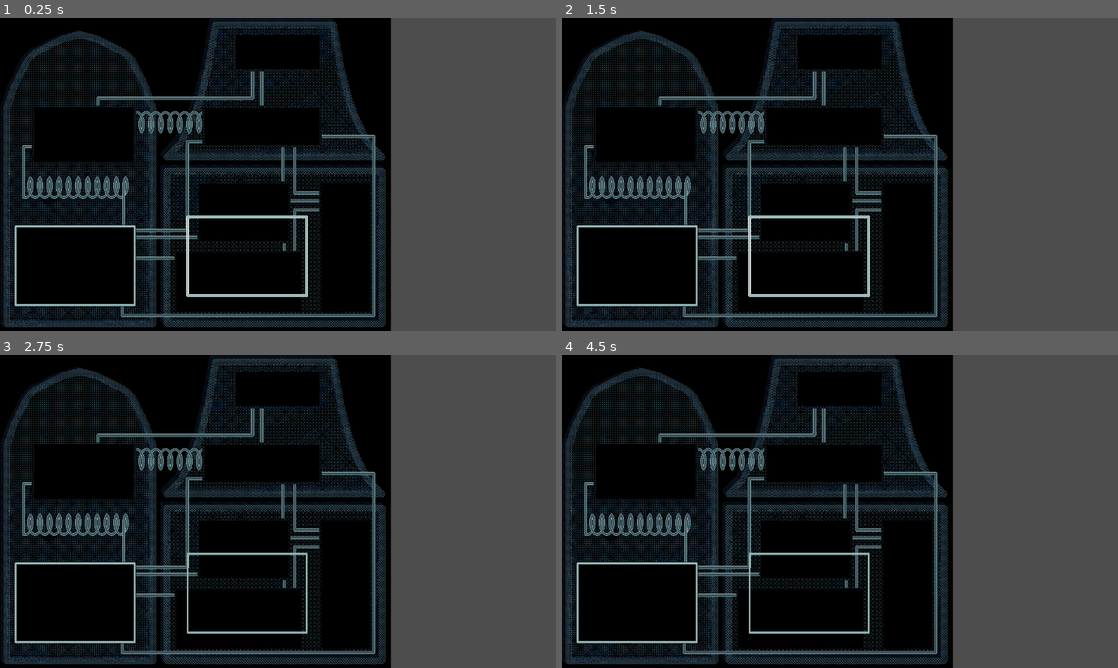
Above: before the commit, frames 1-4 (two rows, left to right).
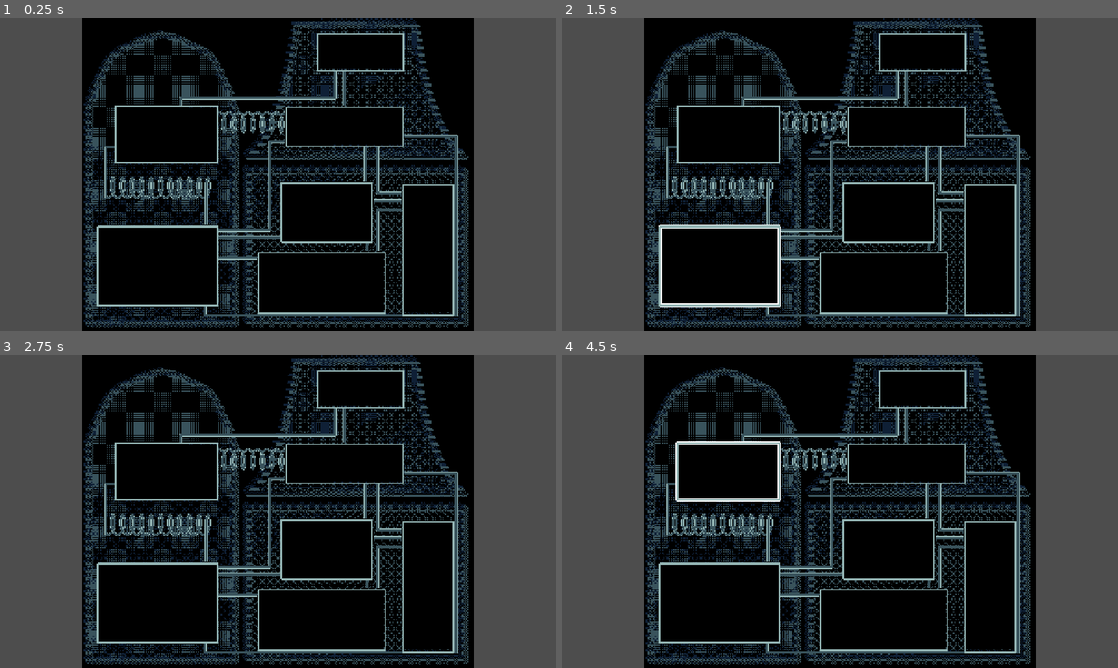
Above: after the commit, the same moments.

Repository: Chayraaa/franken-gamejam
Game: Godot game, scene res://main.tscn
Two runs of this game, one before a commit and one after it. Both use one fixed random seed, a clock stepped at 60 frames per second and the inputs below.
Inputs (mouse positions are in pixels of both pictures, inside the frame that each line leads up to):
- Up to frame 1 (0.25 s): no input
- Up to frame 2 (1.5 s): tap Enter (step) at 0.5 s; drag from (634, 265) to (806, 255) at 0.52 s; tap Space at 1.25 s; drag from (806, 255) to (634, 265) at 1.27 s
- Up to frame 3 (2.75 s): tap Enter (step) at 2 s; move the mouse to (333, 442) at 2.02 s; tap R at 2.1 s; click (333, 442) at 2.17 s
- Up to frame 4 (4.5 s): tap Space at 2.75, 4.25 s; drag from (812, 574) to (673, 464) at 2.77 s; tap Enter (step) at 3.5 s; move the mouse to (1006, 558) at 3.52 s; tap Delete at 3.6 s; click (1006, 558) at 3.67 s; drag from (673, 464) to (756, 433) at 4.27 s

The runs differ from the first frame. In frame 1, 50% of the frame differs, in the area x 0-86%, y 0-100%; in frame 2, 50%; in frame 3, 50%; in frame 4, 50%.

Commit message:
gamemap baseline

Diff:
--- a/gamemap/clickable.gd
+++ b/gamemap/clickable.gd
@@ -10,7 +10,7 @@
 
 
 func _on_area_2d_mouse_entered() -> void:
-	%Sprite2D.get_material().set_shader_parameter("width", 1)
+	%Sprite2D.get_material().set_shader_parameter("width", 2)
 	pass
 
 
--- a/gamemap/gamemap.tscn
+++ b/gamemap/gamemap.tscn
@@ -2,22 +2,13 @@
 
 [ext_resource type="Script" uid="uid://b2yyog10ny4tj" path="res://gamemap/game_manager.gd" id="1_q8kq8"]
 [ext_resource type="Texture2D" uid="uid://co10efl6cfra0" path="res://gamemap/gamemap.png" id="2_35x0l"]
-[ext_resource type="PackedScene" uid="uid://dqr37qqt035pi" path="res://gamemap/waterpumps2D.tscn" id="2_k42st"]
-[ext_resource type="Texture2D" uid="uid://berl2f3bl32ol" path="res://gamemap/waterpumps.png" id="2_ufohl"]
-[ext_resource type="Script" uid="uid://cakem5e0bvwyx" path="res://gamemap/clickable.gd" id="4_3px3d"]
-[ext_resource type="Shader" uid="uid://cjir5e551s4l5" path="res://gamemap/interactable_2d.gdshader" id="5_trss4"]
-
-[sub_resource type="ShaderMaterial" id="ShaderMaterial_q8kq8"]
-shader = ExtResource("5_trss4")
-shader_parameter/color = Color(1, 1, 1, 1)
-shader_parameter/width = 1.0
-shader_parameter/pattern = 0
-shader_parameter/inside = false
-shader_parameter/add_margins = true
-shader_parameter/number_of_images = Vector2(1, 1)
-
-[sub_resource type="RectangleShape2D" id="RectangleShape2D_q20h5"]
-size = Vector2(332.00406, 138.81537)
+[ext_resource type="PackedScene" uid="uid://bohah8crcsfby" path="res://gamemap/interactables/waterpumps_2d.tscn" id="2_k42st"]
+[ext_resource type="PackedScene" uid="uid://b0g8blr6q2ies" path="res://gamemap/interactables/reactorroom_2d.tscn" id="4_trss4"]
+[ext_resource type="PackedScene" uid="uid://mnha0hpcm4iy" path="res://gamemap/interactables/generator_2d.tscn" id="5_prf1e"]
+[ext_resource type="PackedScene" uid="uid://dwg2ipa6l6exy" path="res://gamemap/interactables/fridge_2d.tscn" id="6_prf1e"]
+[ext_resource type="PackedScene" uid="uid://coe00ls7bj25g" path="res://gamemap/interactables/turbine_2d.tscn" id="7_3px3d"]
+[ext_resource type="PackedScene" uid="uid://be0swjhlr6k6v" path="res://gamemap/interactables/coolingwaterres_2d.tscn" id="8_trss4"]
+[ext_resource type="PackedScene" uid="uid://wsmoeew7p2d6" path="res://gamemap/interactables/warmwaterres_2d.tscn" id="9_prf1e"]
 
 [node name="Gamemap" type="Node2D" unique_id=1799448745]
 script = ExtResource("1_q8kq8")
@@ -46,29 +37,27 @@
 grow_vertical = 2
 mouse_filter = 2
 texture = ExtResource("2_35x0l")
-stretch_mode = 4
+stretch_mode = 5
 
-[node name="waterpumps2D" parent="." unique_id=277553271 instance=ExtResource("2_k42st")]
-position = Vector2(173, 570)
+[node name="waterpumps2D" parent="." unique_id=1342247126 instance=ExtResource("2_k42st")]
+position = Vector2(363, 571)
 
-[node name="waterpumps2D2" type="Node2D" parent="." unique_id=153616483]
-position = Vector2(569, 548)
-script = ExtResource("4_3px3d")
+[node name="reactorroom2D" parent="." unique_id=393178060 instance=ExtResource("4_trss4")]
+position = Vector2(383, 268)
 
-[node name="Sprite2D" type="Sprite2D" parent="waterpumps2D2" unique_id=2135384288]
-unique_name_in_owner = true
-material = SubResource("ShaderMaterial_q8kq8")
-position = Vector2(0, 2.3841858e-07)
-texture = ExtResource("2_ufohl")
+[node name="generator2D" parent="." unique_id=1356591211 instance=ExtResource("5_prf1e")]
+position = Vector2(741, 610)
 
-[node name="Area2D" type="Area2D" parent="waterpumps2D2/Sprite2D" unique_id=1126087481]
+[node name="fridge2D" parent="." unique_id=408327607 instance=ExtResource("6_prf1e")]
+position = Vector2(986, 534)
 
-[node name="CollisionShape2D" type="CollisionShape2D" parent="waterpumps2D2/Sprite2D/Area2D" unique_id=2433321]
-position = Vector2(-0.32686108, -0.00967857)
-scale = Vector2(0.83933306, 1.3397291)
-shape = SubResource("RectangleShape2D_q20h5")
+[node name="turbine2D" parent="." unique_id=1036415946 instance=ExtResource("7_3px3d")]
+position = Vector2(752, 448)
+
+[node name="coolingwaterres2D" parent="." unique_id=483365727 instance=ExtResource("8_trss4")]
+position = Vector2(797, 248)
+
+[node name="warmwaterres2D" parent="." unique_id=1909038546 instance=ExtResource("9_prf1e")]
+position = Vector2(833, 77)
 
 [connection signal="input_event" from="waterpumps2D" to="." method="_on_waterpumps_2d_input_event"]
-[connection signal="input_event" from="waterpumps2D2/Sprite2D/Area2D" to="waterpumps2D2" method="_on_area_2d_input_event"]
-[connection signal="mouse_entered" from="waterpumps2D2/Sprite2D/Area2D" to="waterpumps2D2" method="_on_area_2d_mouse_entered"]
-[connection signal="mouse_exited" from="waterpumps2D2/Sprite2D/Area2D" to="waterpumps2D2" method="_on_area_2d_mouse_exited"]
--- /dev/null
+++ b/gamemap/interactables/coolingwaterres_2d.tscn
@@ -0,0 +1,36 @@
+[gd_scene format=3 uid="uid://be0swjhlr6k6v"]
+
+[ext_resource type="Script" uid="uid://cakem5e0bvwyx" path="res://gamemap/clickable.gd" id="1_rnu31"]
+[ext_resource type="Shader" uid="uid://cjir5e551s4l5" path="res://gamemap/interactables/interactable_2d.gdshader" id="2_8u0p1"]
+[ext_resource type="Texture2D" uid="uid://cmwt7fm88o5n8" path="res://gamemap/interactables/coolingwaterreservoir.png" id="3_aaqvx"]
+
+[sub_resource type="ShaderMaterial" id="ShaderMaterial_q8kq8"]
+shader = ExtResource("2_8u0p1")
+shader_parameter/color = Color(1, 1, 1, 1)
+shader_parameter/width = 0.0
+shader_parameter/pattern = 0
+shader_parameter/inside = false
+shader_parameter/add_margins = true
+shader_parameter/number_of_images = Vector2(1, 1)
+
+[sub_resource type="RectangleShape2D" id="RectangleShape2D_q20h5"]
+size = Vector2(271.55682, 64.27667)
+
+[node name="coolingwaterres2D" type="Node2D" unique_id=483365727]
+script = ExtResource("1_rnu31")
+
+[node name="Sprite2D" type="Sprite2D" parent="." unique_id=1202435374]
+unique_name_in_owner = true
+material = SubResource("ShaderMaterial_q8kq8")
+position = Vector2(-3, 2)
+texture = ExtResource("3_aaqvx")
+
+[node name="Area2D" type="Area2D" parent="Sprite2D" unique_id=1631449915]
+
+[node name="CollisionShape2D" type="CollisionShape2D" parent="Sprite2D/Area2D" unique_id=65694828]
+scale = Vector2(1.0126793, 1.4935435)
+shape = SubResource("RectangleShape2D_q20h5")
+
+[connection signal="input_event" from="Sprite2D/Area2D" to="." method="_on_area_2d_input_event"]
+[connection signal="mouse_entered" from="Sprite2D/Area2D" to="." method="_on_area_2d_mouse_entered"]
+[connection signal="mouse_exited" from="Sprite2D/Area2D" to="." method="_on_area_2d_mouse_exited"]
--- /dev/null
+++ b/gamemap/interactables/fridge_2d.tscn
@@ -0,0 +1,35 @@
+[gd_scene format=3 uid="uid://dwg2ipa6l6exy"]
+
+[ext_resource type="Script" uid="uid://cakem5e0bvwyx" path="res://gamemap/clickable.gd" id="1_2g6ia"]
+[ext_resource type="Shader" uid="uid://cjir5e551s4l5" path="res://gamemap/interactables/interactable_2d.gdshader" id="2_cn75h"]
+[ext_resource type="Texture2D" uid="uid://i3lr0rfxsasg" path="res://gamemap/interactables/fridge.png" id="3_gy0vv"]
+
+[sub_resource type="ShaderMaterial" id="ShaderMaterial_q8kq8"]
+shader = ExtResource("2_cn75h")
+shader_parameter/color = Color(1, 1, 1, 1)
+shader_parameter/width = 0.0
+shader_parameter/pattern = 0
+shader_parameter/inside = false
+shader_parameter/add_margins = true
+shader_parameter/number_of_images = Vector2(1, 1)
+
+[sub_resource type="RectangleShape2D" id="RectangleShape2D_q20h5"]
+size = Vector2(120.472466, 204.88187)
+
+[node name="fridge2D" type="Node2D" unique_id=408327607]
+script = ExtResource("1_2g6ia")
+
+[node name="Sprite2D" type="Sprite2D" parent="." unique_id=2099193292]
+unique_name_in_owner = true
+material = SubResource("ShaderMaterial_q8kq8")
+texture = ExtResource("3_gy0vv")
+
+[node name="Area2D" type="Area2D" parent="Sprite2D" unique_id=1938578513]
+
+[node name="CollisionShape2D" type="CollisionShape2D" parent="Sprite2D/Area2D" unique_id=270431690]
+scale = Vector2(1.0126793, 1.4935435)
+shape = SubResource("RectangleShape2D_q20h5")
+
+[connection signal="input_event" from="Sprite2D/Area2D" to="." method="_on_area_2d_input_event"]
+[connection signal="mouse_entered" from="Sprite2D/Area2D" to="." method="_on_area_2d_mouse_entered"]
+[connection signal="mouse_exited" from="Sprite2D/Area2D" to="." method="_on_area_2d_mouse_exited"]
--- /dev/null
+++ b/gamemap/interactables/generator_2d.tscn
@@ -0,0 +1,35 @@
+[gd_scene format=3 uid="uid://mnha0hpcm4iy"]
+
+[ext_resource type="Script" uid="uid://cakem5e0bvwyx" path="res://gamemap/clickable.gd" id="1_syic2"]
+[ext_resource type="Shader" uid="uid://cjir5e551s4l5" path="res://gamemap/interactables/interactable_2d.gdshader" id="2_n1ydo"]
+[ext_resource type="Texture2D" uid="uid://bc1dgsdqs4l8l" path="res://gamemap/interactables/generator.png" id="3_efl07"]
+
+[sub_resource type="ShaderMaterial" id="ShaderMaterial_q8kq8"]
+shader = ExtResource("2_n1ydo")
+shader_parameter/color = Color(1, 1, 1, 1)
+shader_parameter/width = 0.0
+shader_parameter/pattern = 0
+shader_parameter/inside = false
+shader_parameter/add_margins = true
+shader_parameter/number_of_images = Vector2(1, 1)
+
+[sub_resource type="RectangleShape2D" id="RectangleShape2D_q20h5"]
+size = Vector2(293.28137, 97.08454)
+
+[node name="generator2D" type="Node2D" unique_id=1356591211]
+script = ExtResource("1_syic2")
+
+[node name="Sprite2D" type="Sprite2D" parent="." unique_id=415549410]
+unique_name_in_owner = true
+material = SubResource("ShaderMaterial_q8kq8")
+texture = ExtResource("3_efl07")
+
+[node name="Area2D" type="Area2D" parent="Sprite2D" unique_id=131168446]
+
+[node name="CollisionShape2D" type="CollisionShape2D" parent="Sprite2D/Area2D" unique_id=1839926183]
+scale = Vector2(1.0126793, 1.4935435)
+shape = SubResource("RectangleShape2D_q20h5")
+
+[connection signal="input_event" from="Sprite2D/Area2D" to="." method="_on_area_2d_input_event"]
+[connection signal="mouse_entered" from="Sprite2D/Area2D" to="." method="_on_area_2d_mouse_entered"]
+[connection signal="mouse_exited" from="Sprite2D/Area2D" to="." method="_on_area_2d_mouse_exited"]
--- /dev/null
+++ b/gamemap/interactables/reactorroom_2d.tscn
@@ -0,0 +1,35 @@
+[gd_scene format=3 uid="uid://b0g8blr6q2ies"]
+
+[ext_resource type="Script" uid="uid://cakem5e0bvwyx" path="res://gamemap/clickable.gd" id="1_wq2ik"]
+[ext_resource type="Shader" uid="uid://cjir5e551s4l5" path="res://gamemap/interactables/interactable_2d.gdshader" id="2_u418r"]
+[ext_resource type="Texture2D" uid="uid://kmr0fuxwwj75" path="res://gamemap/interactables/reactorroom.png" id="3_xn4xf"]
+
+[sub_resource type="ShaderMaterial" id="ShaderMaterial_5xn7g"]
+shader = ExtResource("2_u418r")
+shader_parameter/color = Color(1, 1, 1, 1)
+shader_parameter/width = 0.0
+shader_parameter/pattern = 0
+shader_parameter/inside = false
+shader_parameter/add_margins = true
+shader_parameter/number_of_images = Vector2(1, 1)
+
+[sub_resource type="RectangleShape2D" id="RectangleShape2D_q20h5"]
+size = Vector2(285.94135, 101.51306)
+
+[node name="reactorroom2D" type="Node2D" unique_id=393178060]
+script = ExtResource("1_wq2ik")
+
+[node name="Sprite2D" type="Sprite2D" parent="." unique_id=2060745350]
+unique_name_in_owner = true
+material = SubResource("ShaderMaterial_5xn7g")
+texture = ExtResource("3_xn4xf")
+
+[node name="Area2D" type="Area2D" parent="Sprite2D" unique_id=424661621]
+
+[node name="CollisionShape2D" type="CollisionShape2D" parent="Sprite2D/Area2D" unique_id=1348949620]
+scale = Vector2(0.83933306, 1.3397291)
+shape = SubResource("RectangleShape2D_q20h5")
+
+[connection signal="input_event" from="Sprite2D/Area2D" to="." method="_on_area_2d_input_event"]
+[connection signal="mouse_entered" from="Sprite2D/Area2D" to="." method="_on_area_2d_mouse_entered"]
+[connection signal="mouse_exited" from="Sprite2D/Area2D" to="." method="_on_area_2d_mouse_exited"]
--- /dev/null
+++ b/gamemap/interactables/turbine_2d.tscn
@@ -0,0 +1,35 @@
+[gd_scene format=3 uid="uid://coe00ls7bj25g"]
+
+[ext_resource type="Script" uid="uid://cakem5e0bvwyx" path="res://gamemap/clickable.gd" id="1_apwh5"]
+[ext_resource type="Shader" uid="uid://cjir5e551s4l5" path="res://gamemap/interactables/interactable_2d.gdshader" id="2_xokb3"]
+[ext_resource type="Texture2D" uid="uid://6xds3ibte3g2" path="res://gamemap/interactables/turbine.png" id="3_2skg8"]
+
+[sub_resource type="ShaderMaterial" id="ShaderMaterial_q8kq8"]
+shader = ExtResource("2_xokb3")
+shader_parameter/color = Color(1, 1, 1, 1)
+shader_parameter/width = 0.0
+shader_parameter/pattern = 0
+shader_parameter/inside = false
+shader_parameter/add_margins = true
+shader_parameter/number_of_images = Vector2(1, 1)
+
+[sub_resource type="RectangleShape2D" id="RectangleShape2D_q20h5"]
+size = Vector2(212.30807, 95.0759)
+
+[node name="turbine2D" type="Node2D" unique_id=1036415946]
+script = ExtResource("1_apwh5")
+
+[node name="Sprite2D" type="Sprite2D" parent="." unique_id=1181080322]
+unique_name_in_owner = true
+material = SubResource("ShaderMaterial_q8kq8")
+texture = ExtResource("3_2skg8")
+
+[node name="Area2D" type="Area2D" parent="Sprite2D" unique_id=669114261]
+
+[node name="CollisionShape2D" type="CollisionShape2D" parent="Sprite2D/Area2D" unique_id=924243070]
+scale = Vector2(1.0126793, 1.4935435)
+shape = SubResource("RectangleShape2D_q20h5")
+
+[connection signal="input_event" from="Sprite2D/Area2D" to="." method="_on_area_2d_input_event"]
+[connection signal="mouse_entered" from="Sprite2D/Area2D" to="." method="_on_area_2d_mouse_entered"]
+[connection signal="mouse_exited" from="Sprite2D/Area2D" to="." method="_on_area_2d_mouse_exited"]
--- /dev/null
+++ b/gamemap/interactables/warmwaterres_2d.tscn
@@ -0,0 +1,37 @@
+[gd_scene format=3 uid="uid://wsmoeew7p2d6"]
+
+[ext_resource type="Script" uid="uid://cakem5e0bvwyx" path="res://gamemap/clickable.gd" id="1_cpde7"]
+[ext_resource type="Shader" uid="uid://cjir5e551s4l5" path="res://gamemap/interactables/interactable_2d.gdshader" id="2_3jjc7"]
+[ext_resource type="Texture2D" uid="uid://cklaheo7302e3" path="res://gamemap/interactables/warmwaterreservoir.png" id="3_7pa5l"]
+
+[sub_resource type="ShaderMaterial" id="ShaderMaterial_q8kq8"]
+shader = ExtResource("2_3jjc7")
+shader_parameter/color = Color(1, 1, 1, 1)
+shader_parameter/width = 0.0
+shader_parameter/pattern = 0
+shader_parameter/inside = false
+shader_parameter/add_margins = true
+shader_parameter/number_of_images = Vector2(1, 1)
+
+[sub_resource type="RectangleShape2D" id="RectangleShape2D_q20h5"]
+size = Vector2(201.4458, 60.259377)
+
+[node name="warmwaterres2D" type="Node2D" unique_id=1909038546]
+script = ExtResource("1_cpde7")
+
+[node name="Sprite2D" type="Sprite2D" parent="." unique_id=1170044709]
+unique_name_in_owner = true
+material = SubResource("ShaderMaterial_q8kq8")
+position = Vector2(-3, 2)
+texture = ExtResource("3_7pa5l")
+
+[node name="Area2D" type="Area2D" parent="Sprite2D" unique_id=1592424]
+
+[node name="CollisionShape2D" type="CollisionShape2D" parent="Sprite2D/Area2D" unique_id=69970323]
+position = Vector2(0, -1.1920929e-07)
+scale = Vector2(1.0126793, 1.4935435)
+shape = SubResource("RectangleShape2D_q20h5")
+
+[connection signal="input_event" from="Sprite2D/Area2D" to="." method="_on_area_2d_input_event"]
+[connection signal="mouse_entered" from="Sprite2D/Area2D" to="." method="_on_area_2d_mouse_entered"]
+[connection signal="mouse_exited" from="Sprite2D/Area2D" to="." method="_on_area_2d_mouse_exited"]
--- a/gamemap/waterpumps2D.tscn
+++ b/gamemap/interactables/waterpumps_2d.tscn
@@ -1,11 +1,11 @@
-[gd_scene format=3 uid="uid://dqr37qqt035pi"]
+[gd_scene format=3 uid="uid://bohah8crcsfby"]
 
-[ext_resource type="Script" uid="uid://cakem5e0bvwyx" path="res://gamemap/clickable.gd" id="1_svk2v"]
-[ext_resource type="Shader" uid="uid://cjir5e551s4l5" path="res://gamemap/interactable_2d.gdshader" id="2_f2bgm"]
-[ext_resource type="Texture2D" uid="uid://berl2f3bl32ol" path="res://gamemap/waterpumps.png" id="3_0v3ma"]
+[ext_resource type="Shader" uid="uid://cjir5e551s4l5" path="res://gamemap/interactables/interactable_2d.gdshader" id="1_oy2r8"]
+[ext_resource type="Script" uid="uid://cakem5e0bvwyx" path="res://gamemap/clickable.gd" id="2_7sode"]
+[ext_resource type="Texture2D" uid="uid://berl2f3bl32ol" path="res://gamemap/interactables/waterpumps.png" id="3_dwi2q"]
 
 [sub_resource type="ShaderMaterial" id="ShaderMaterial_0v3ma"]
-shader = ExtResource("2_f2bgm")
+shader = ExtResource("1_oy2r8")
 shader_parameter/color = Color(1, 1, 1, 1)
 shader_parameter/width = 1.0
 shader_parameter/pattern = 0
@@ -14,8 +14,8 @@
 shader_parameter/number_of_images = Vector2(1, 1)
 
 [sub_resource type="ShaderMaterial" id="ShaderMaterial_d0utv"]
-shader = ExtResource("2_f2bgm")
-shader_parameter/color = Color(0.8076375, 0.8076375, 0.012095169, 1)
+shader = ExtResource("1_oy2r8")
+shader_parameter/color = Color(1, 1, 1, 1)
 shader_parameter/width = 0.0
 shader_parameter/pattern = 0
 shader_parameter/inside = false
@@ -25,19 +25,19 @@
 [sub_resource type="RectangleShape2D" id="RectangleShape2D_q20h5"]
 size = Vector2(332.00406, 138.81537)
 
-[node name="waterpumps2D" type="Node2D" unique_id=277553271]
+[node name="waterpumps2D" type="Node2D" unique_id=1342247126]
 material = SubResource("ShaderMaterial_0v3ma")
-script = ExtResource("1_svk2v")
+script = ExtResource("2_7sode")
 
-[node name="Sprite2D" type="Sprite2D" parent="." unique_id=2135384288]
+[node name="Sprite2D" type="Sprite2D" parent="." unique_id=944072302]
 unique_name_in_owner = true
 material = SubResource("ShaderMaterial_d0utv")
 position = Vector2(0, 2.3841858e-07)
-texture = ExtResource("3_0v3ma")
+texture = ExtResource("3_dwi2q")
 
-[node name="Area2D" type="Area2D" parent="Sprite2D" unique_id=1126087481]
+[node name="Area2D" type="Area2D" parent="Sprite2D" unique_id=2033519282]
 
-[node name="CollisionShape2D" type="CollisionShape2D" parent="Sprite2D/Area2D" unique_id=2433321]
+[node name="CollisionShape2D" type="CollisionShape2D" parent="Sprite2D/Area2D" unique_id=292892421]
 position = Vector2(-0.32686108, -0.00967857)
 scale = Vector2(0.83933306, 1.3397291)
 shape = SubResource("RectangleShape2D_q20h5")
--- a/gamemap/waterpumps.tscn
+++ /dev/null
@@ -1,14 +0,0 @@
-[gd_scene format=3 uid="uid://c401bhdumlti4"]
-
-[ext_resource type="Texture2D" uid="uid://berl2f3bl32ol" path="res://gamemap/waterpumps.png" id="1_qyllo"]
-
-[sub_resource type="RectangleShape2D" id="RectangleShape2D_q20h5"]
-size = Vector2(278, 186)
-
-[node name="Waterpumps" type="Sprite2D" unique_id=376059041]
-texture = ExtResource("1_qyllo")
-
-[node name="Area2D" type="Area2D" parent="." unique_id=2124457271]
-
-[node name="CollisionShape2D" type="CollisionShape2D" parent="Area2D" unique_id=1854986936]
-shape = SubResource("RectangleShape2D_q20h5")
--- a/project.godot
+++ b/project.godot
@@ -18,6 +18,7 @@
 
 window/size/viewport_width=1280
 window/size/viewport_height=720
+window/stretch/mode="canvas_items"
 
 [input]
 
Binary file added: gamemap/interactables/coolingwaterreservoir.png
Not shown, added: gamemap/interactables/coolingwaterreservoir.png.import
Binary file added: gamemap/interactables/fridge.png
Not shown, changed: gamemap/interactables/fridge.png.import
Binary file added: gamemap/interactables/generator.png
Not shown, added: gamemap/interactables/generator.png.import
Renamed: gamemap/interactable_2d.gdshader -> gamemap/interactables/interactable_2d.gdshader
Renamed: gamemap/interactable_2d.gdshader.uid -> gamemap/interactables/interactable_2d.gdshader.uid
Binary file added: gamemap/interactables/reactorroom.png
Not shown, added: gamemap/interactables/reactorroom.png.import
Binary file added: gamemap/interactables/turbine.png
Not shown, added: gamemap/interactables/turbine.png.import
(and 4 more such lines)
